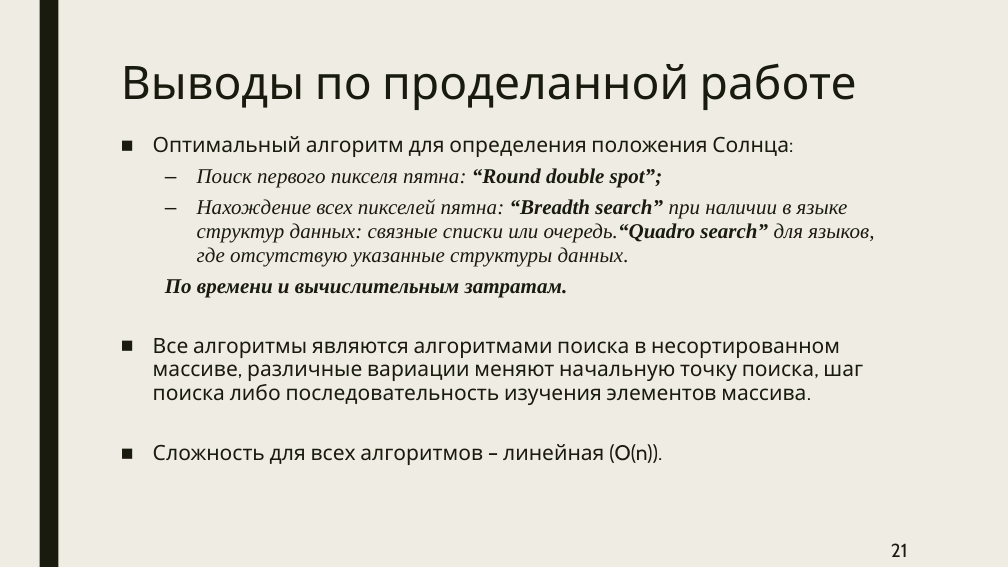
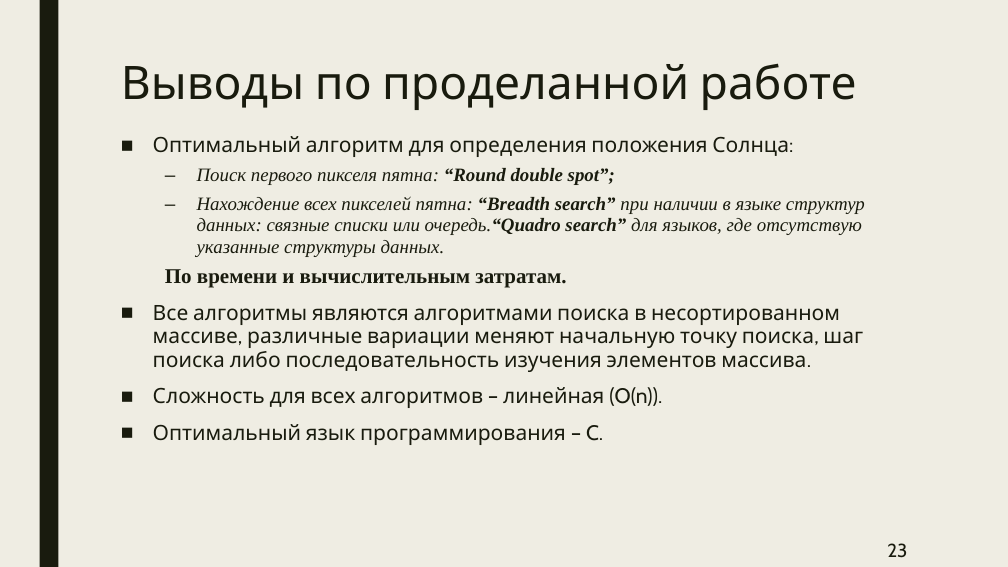
Before and after one commit to BarikQ/course_4, a slide deck: slide 23 of Pres/Диплом преза.pptx (slide 21 before the commit). Drawn at 1008x567 pixels with LibreOffice and Linux fonts; fonts in the diff are those of the drawing. Boxes give left, top, right and bottom in pixels: in the first picture for what was removed or moved away, otherwise in the second. Text is boxed around its words. In the diff, an @@ line names an element or a change of style, - is before the commit and + after.

```diff
--- a/Pres/Диплом преза.pptx
+++ b/Pres/Диплом преза.pptx
@@ text at (x1=165, y1=168, x2=865, y2=288): size 20 to 18 pt in "Поиск первого пикселя пятна: “Round double spot”;", "Нахождение всех пикселей пятна: “Breadth search” при ..."; italic off in "По времени и вычислительным затратам." @@
@@ text at (x1=153, y1=424, x2=603, y2=445): paragraph added @@
+■ Оптимальный язык программирования – C.
@@ page number at (x1=887, y1=543, x2=907, y2=558): text changed @@
-21
+23
```
Also in this commit, not shown: 9 other slides changed, 2 slides added, 3 other files.
